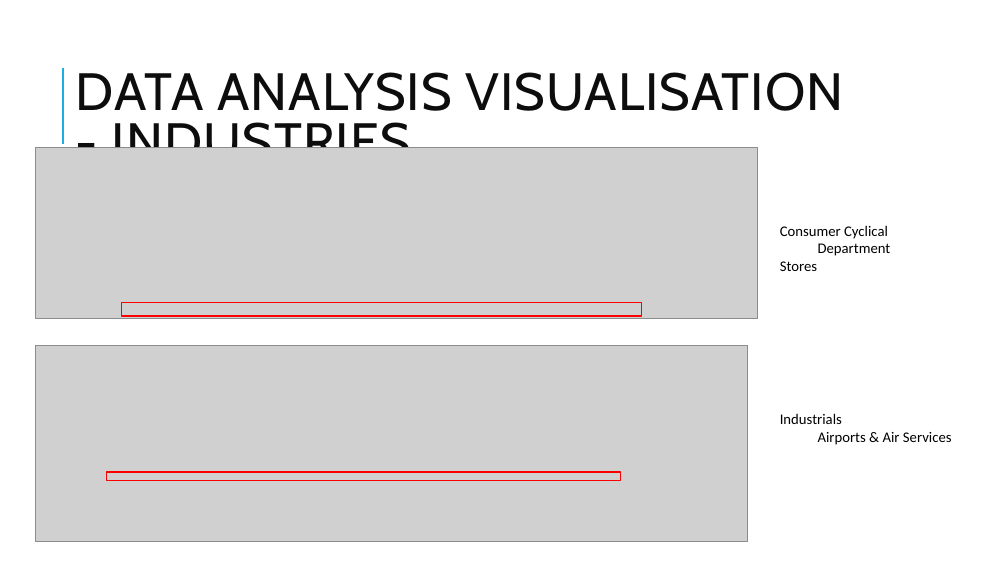
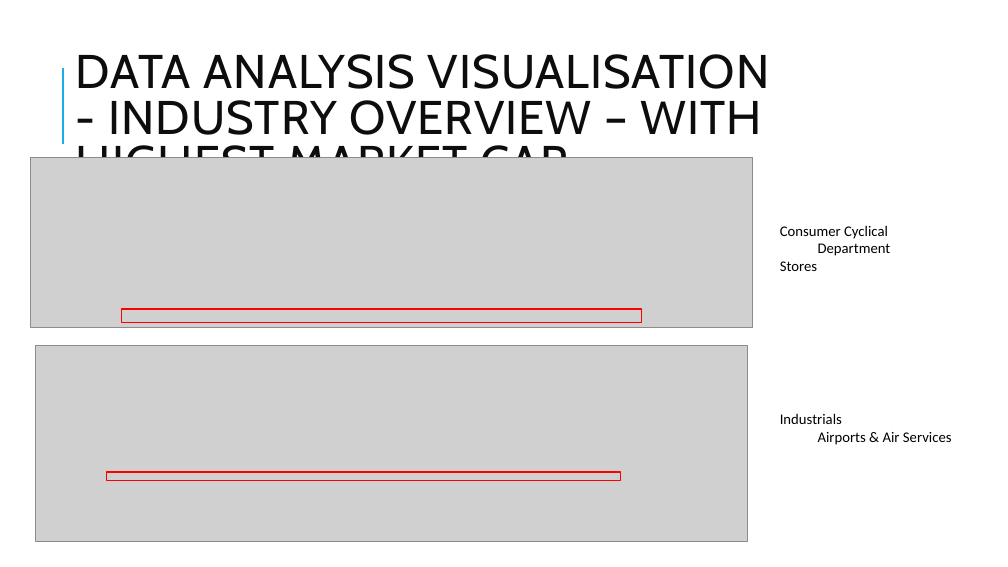
Before and after one commit to jerielwong/dsiPROJECTS, a slide deck: slide 8 of project capstone/Seeking Valuation in US listed companies.pptx (slide 9 before the commit). Drawn at 1008x567 pixels with LibreOffice and Linux fonts; fonts in the diff are those of the drawing; grey boxes stand for pictures. Boxes give left, top, right and bottom in pixels: in the first picture for what was removed or moved away, otherwise in the second. Text is boxed around its words. In the diff, an @@ line names an element or a change of style, - is before the commit and + after.

```diff
--- a/project capstone/Seeking Valuation in US listed companies.pptx
+++ b/project capstone/Seeking Valuation in US listed companies.pptx
@@ title at box(76, 54, 769, 158): text changed; size 50 to 45 pt @@
-DATA ANALYSIS VISUALISATION - INDUSTRIES
+DATA ANALYSIS VISUALISATION
+- INDUSTRY OVERVIEW – WITH HIGHEST MARKET CAP
@@ picture: place and size @@
-picture at box(36, 148, 758, 319)
+picture at box(30, 157, 752, 328)
@@ rectangle: place and size @@
-rectangle at box(122, 302, 642, 316)
+rectangle at box(122, 309, 642, 323)
```
Also in this commit, not shown: 12 other slides changed, 1 slide removed, 2 other files.
